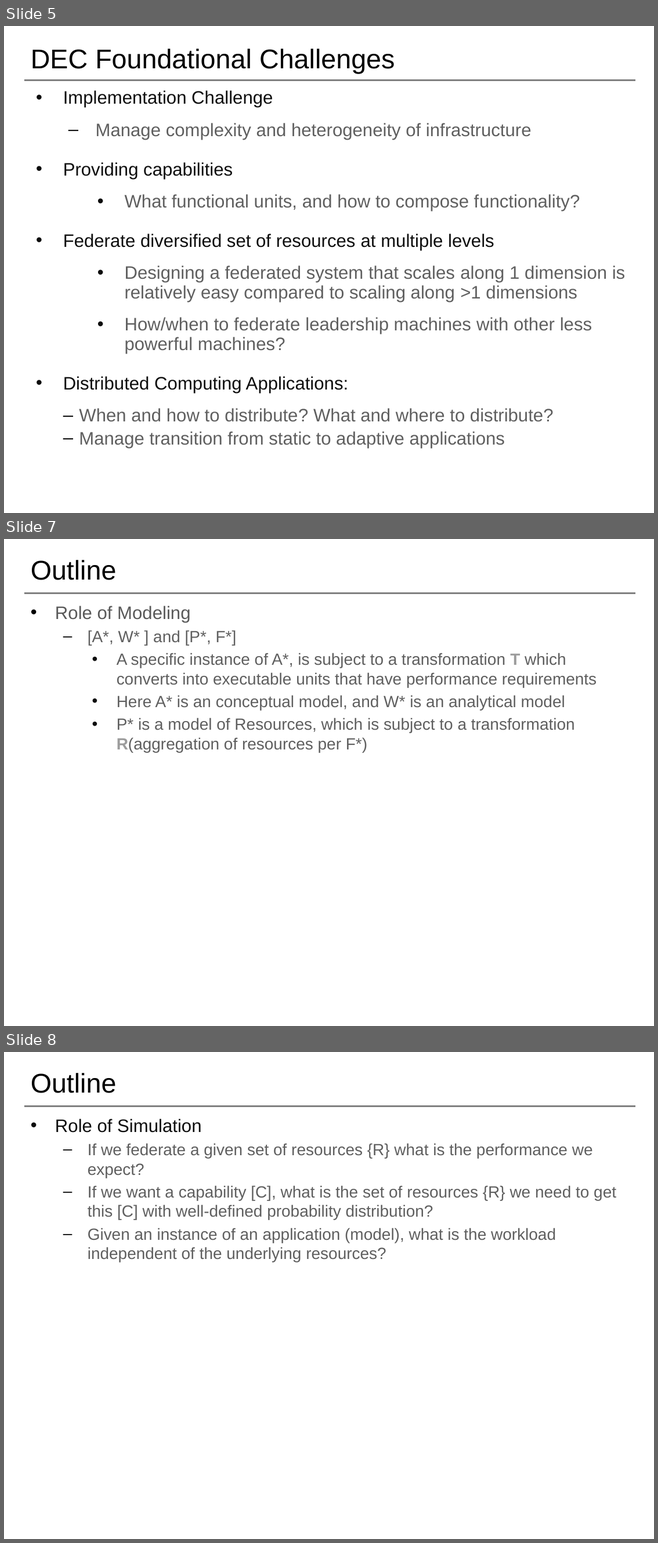
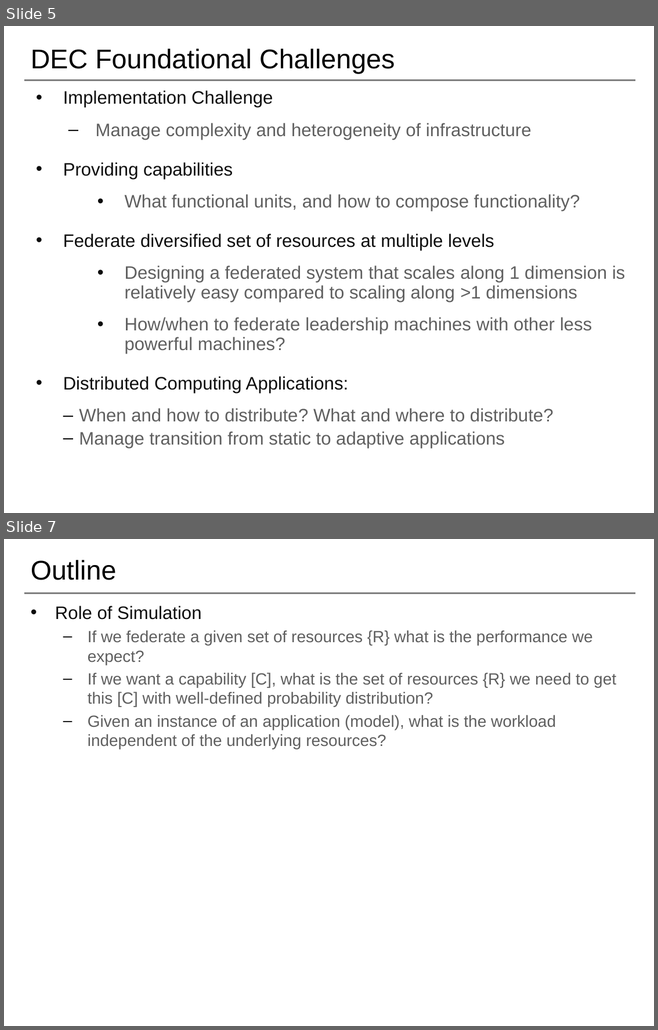
Before and after one commit to saga-project/NGMW, a slide deck: presentations/radical-modsim.pptx. Shown one above the other, each under a label of ours: slides 5, 7 and 8 before the commit, slides 5 and 7 after it; the slides between them are not shown. The pictures are 658x1543 and 658x1030 pixels, drawn with LibreOffice and Linux fonts; fonts in the diff are those of the drawing; background and template pictures are left out. Boxes give left, top, right and bottom in pixels: in the first picture for what was removed or moved away, otherwise in the second. Text is boxed around its words. In the diff, an @@ line names an element or a change of style, - is before the commit and + after.

```diff
--- a/presentations/radical-modsim.pptx
+++ b/presentations/radical-modsim.pptx
@@ slide 7 removed at (x1=4, y1=539, x2=654, y2=1026), background #FFFFFF; not listed: 1 template element that a slide beside it also shows @@
@@ title removed at (x1=31, y1=560, x2=117, y2=580) @@
-Outline
@@ text removed at (x1=55, y1=606, x2=596, y2=752) @@
-• Role of Modeling
-  – [A*, W* ] and [P*, F*]
-    • A specific instance of A*, is subject to a transformation T which converts into executable units that have performance requirements
-    • Here A* is an conceptual model, and W* is an analytical model
-    • P* is a model of Resources, which is subject to a transformation R(aggregation of resources per F*)
@@ what was slide 8 is now slide 7 @@
```
Also in this commit, not shown: 6 slides changed, 3 slides added, 2 other slides removed.
